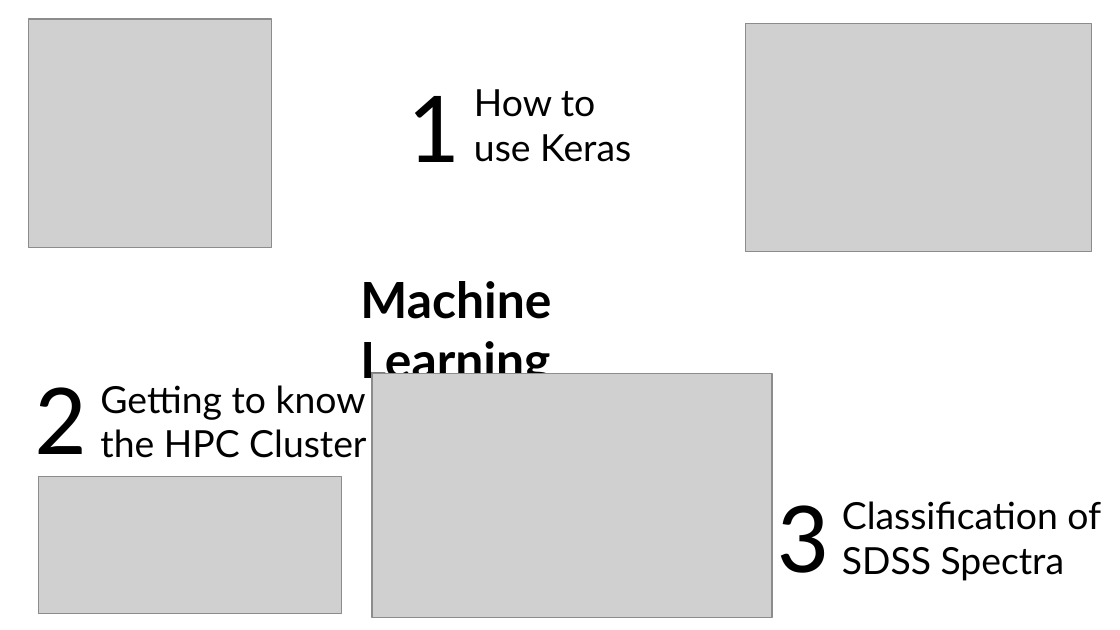
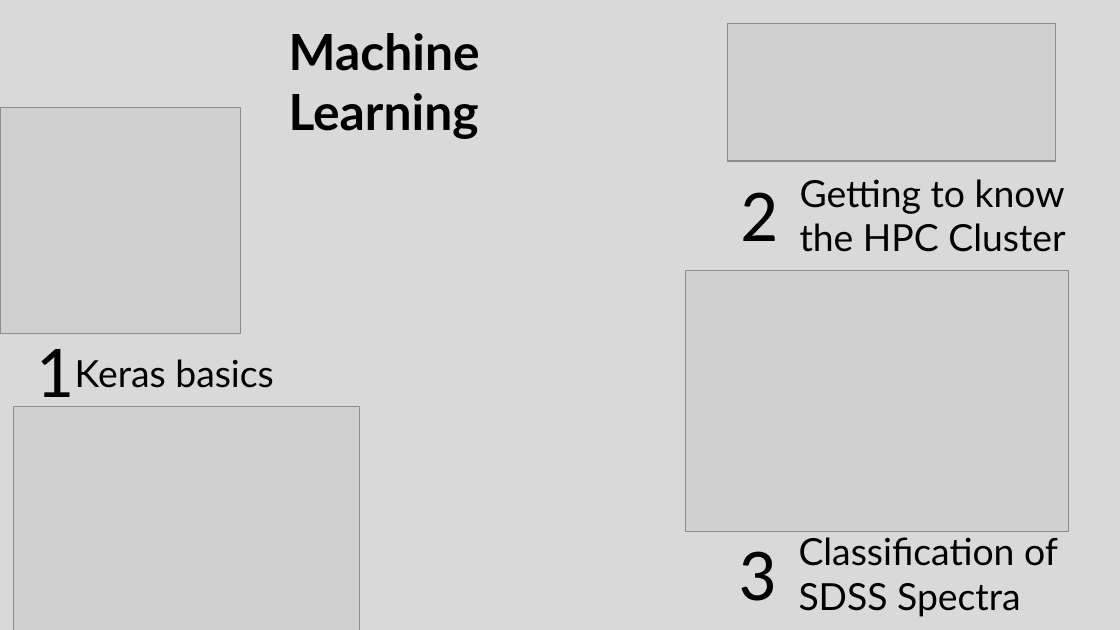
Before and after one commit to joshuaroschlaub/Keras_Einfuehrung, a slide deck: slide 63 of MachineLearning.pptx. Drawn at 1120x630 pixels with LibreOffice and Linux fonts; fonts in the diff are those of the drawing; grey boxes stand for pictures; background and template pictures are left out. Boxes give left, top, right and bottom in pixels: in the first picture for what was removed or moved away, otherwise in the second. Text is boxed around its words. In the diff, an @@ line names an element or a change of style, - is before the commit and + after.

```diff
--- a/MachineLearning.pptx
+++ b/MachineLearning.pptx
@@ background #FFFFFF to #D9D9D9 @@
@@ text "Machine Learning": place and size @@
-text "Machine Learning" at box(360, 281, 551, 387)
+text "Machine Learning" at box(289, 33, 480, 139)
@@ picture: place and size @@
-picture at box(38, 477, 342, 615)
+picture at box(727, 24, 1055, 161)
@@ picture: place and size @@
-picture at box(28, 19, 271, 248)
+picture at box(0, 108, 241, 334)
@@ size 66 to 48 pt in 3 elements at box(739, 551, 777, 601), box(35, 349, 73, 407), box(741, 192, 779, 241) @@
@@ text "2": place and size @@
-text "2" at box(34, 387, 86, 478)
+text "2" at box(741, 192, 779, 241)
@@ text "Getting to know the HPC ...": place and size @@
-text "Getting to know the HPC ..." at box(100, 385, 366, 458)
+text "Getting to know the HPC ..." at box(800, 179, 1065, 252)
@@ picture added at box(685, 271, 1068, 532) @@
@@ text "1": place and size @@
-text "1" at box(407, 96, 459, 162)
+text "1" at box(35, 349, 73, 407)
@@ text at box(75, 359, 274, 388): text changed @@
-How to
-use Keras
+Keras basics
@@ picture removed at box(372, 373, 772, 617) @@
@@ picture: place and size @@
-picture at box(745, 24, 1092, 252)
+picture at box(13, 407, 361, 630)
@@ text "3": place and size @@
-text "3" at box(777, 505, 829, 573)
+text "3" at box(739, 551, 777, 601)
@@ text "Classification of SDSS Spectra": place and size @@
-text "Classification of SDSS Spectra" at box(842, 501, 1101, 581)
+text "Classification of SDSS Spectra" at box(799, 537, 1058, 617)
@@ text removed at box(40, 613, 104, 616) @@
-24.08.2021
```
Also in this commit, not shown: 1 other slide changed, 3 other files.
